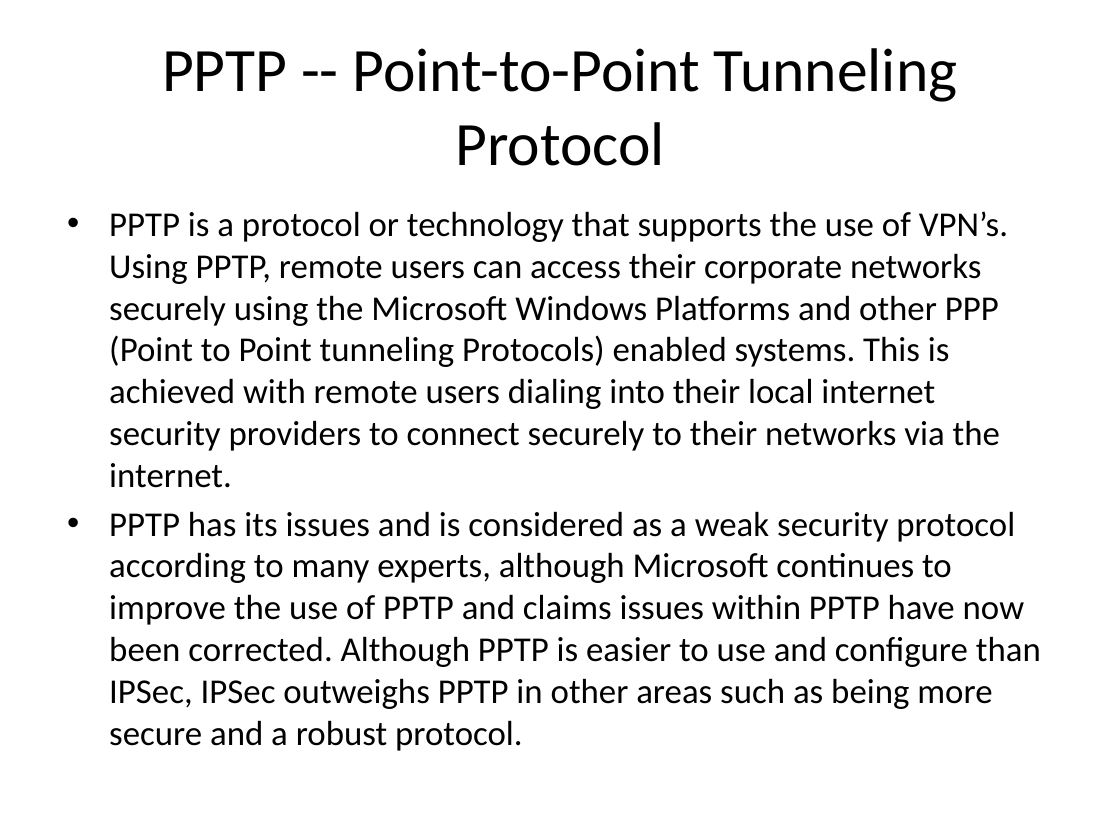
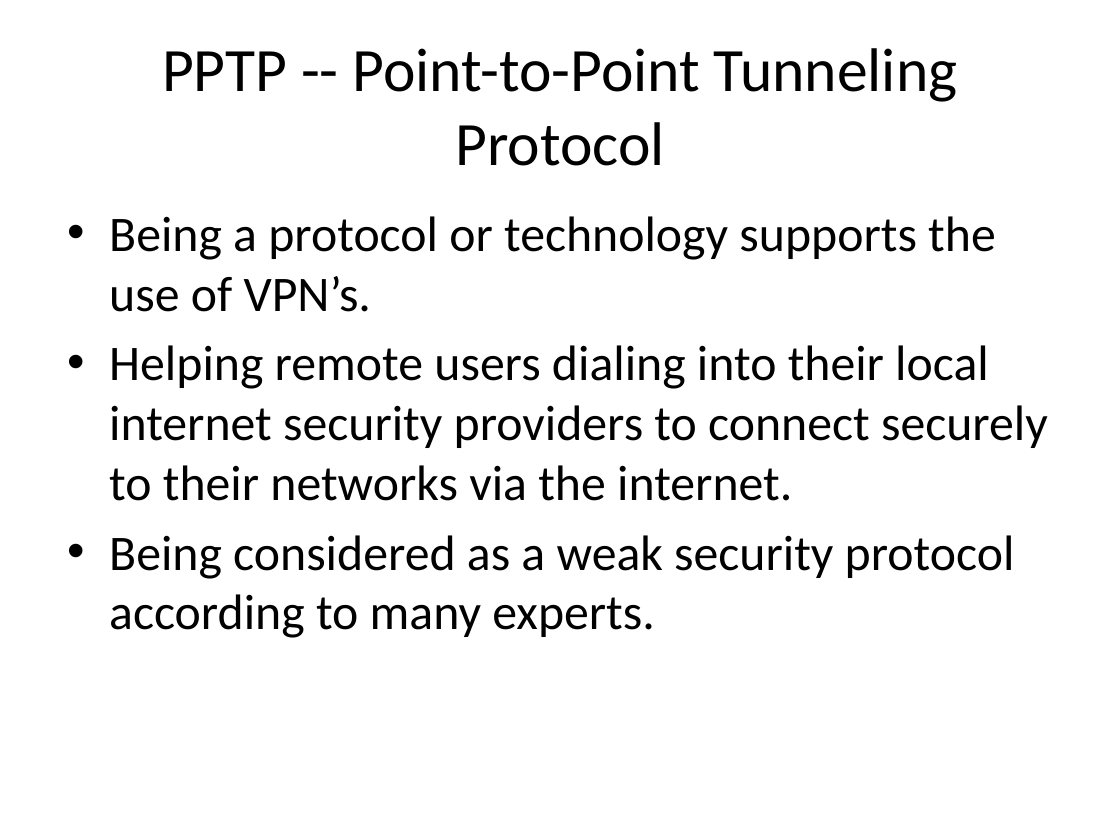
Before and after one commit to congnv8192/virtual-private-network-demo, a slide deck: slide 9 of present/VIRTUAL PRIVATE NETWORKS.pptx. Drawn at 1120x840 pixels with LibreOffice and Linux fonts; fonts in the diff are those of the drawing; background and template pictures are left out. Boxes give left, top, right and bottom in pixels: in the first picture for what was removed or moved away, otherwise in the second. Text is boxed around its words. In the diff, an @@ line names an element or a change of style, - is before the commit and + after.

```diff
--- a/present/VIRTUAL PRIVATE NETWORKS.pptx
+++ b/present/VIRTUAL PRIVATE NETWORKS.pptx
@@ text at box(109, 216, 1048, 638): text changed; size 22.4 to 32 pt @@
-• PPTP is a protocol or technology that supports the use of VPN’s. Using PPTP, remote users can access their corporate networks securely using the Microsoft Windows Platforms and other PPP (Point to Point tunneling Protocols) enabled systems. This is achieved with remote users dialing into their local internet security providers to connect securely to their networks via the internet.
-• PPTP has its issues and is considered as a weak security protocol according to many experts, although Microsoft continues to improve the use of PPTP and claims issues within PPTP have now been corrected. Although PPTP is easier to use and configure than IPSec, IPSec outweighs PPTP in other areas such as being more secure and a robust protocol.
+• Being a protocol or technology supports the use of VPN’s.
+• Helping remote users dialing into their local internet security providers to connect securely to their networks via the internet.
+• Being considered as a weak security protocol according to many experts.
```
Also in this commit, not shown: 9 other slides changed, 11 slides added, 12 other files.
